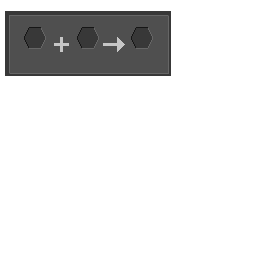
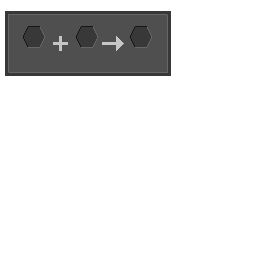
Two versions of the same layered image (256x256). Layer-by-layer changes:
removed layer "Inner" over 9, 15, 169, 74
removed layer "Outline" over 8, 14, 169, 74
removed layer "Background" over 10, 16, 168, 73
removed layer "Hive" over 25, 28, 153, 49
renamed "Layer 1" to "breeding.png", painted on it over 8, 14, 169, 74
